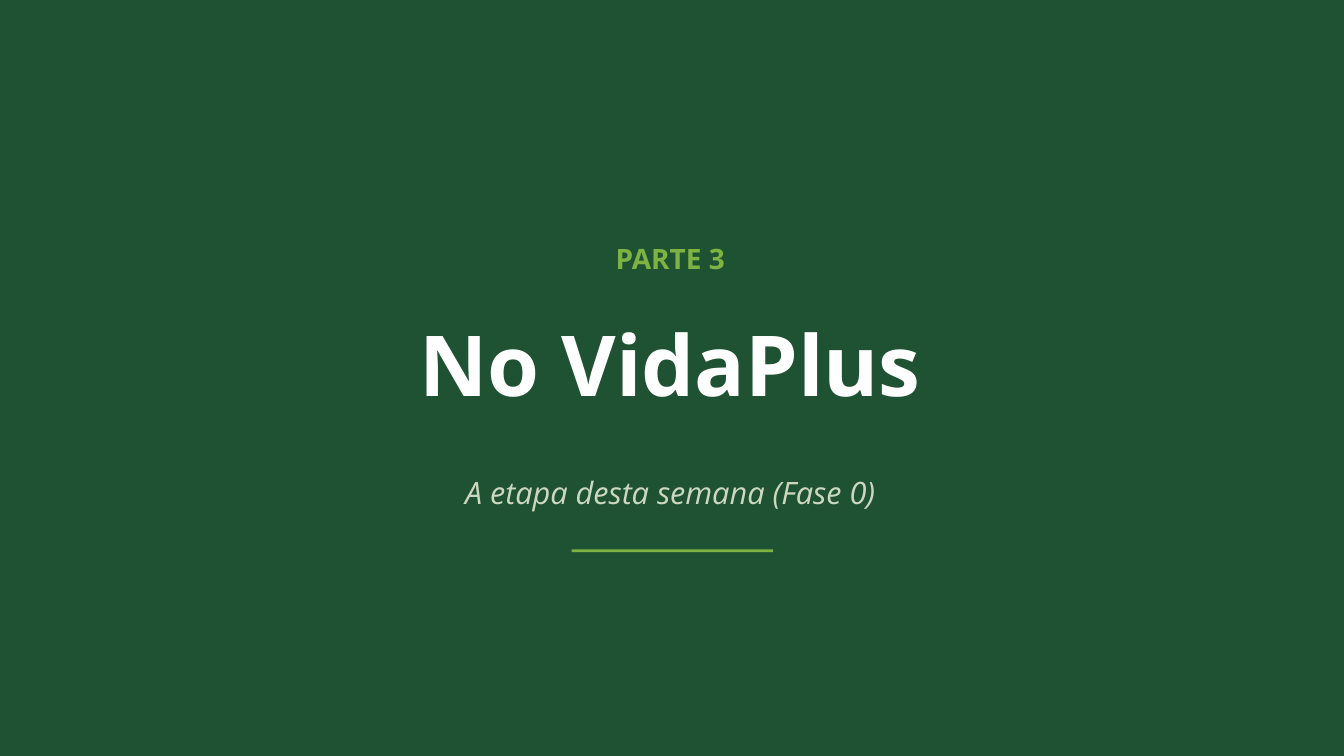
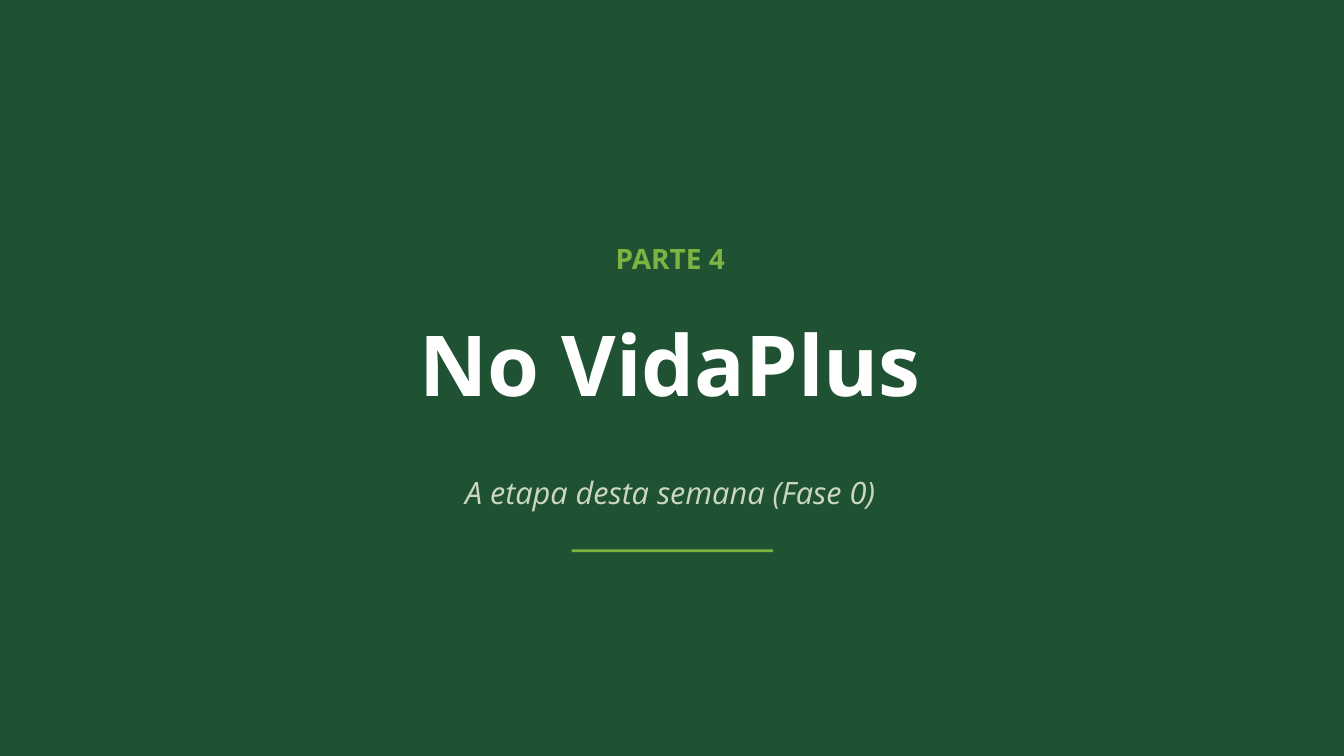
Before and after one commit to ads-sapucaia-ssc/SSC, a slide deck: slide 15 of aulas/aula-01-contexto-e-dados.pptx (slide 9 before the commit). Drawn at 1344x756 pixels with LibreOffice and Linux fonts; fonts in the diff are those of the drawing. Boxes give left, top, right and bottom in pixels: in the first picture for what was removed or moved away, otherwise in the second. Text is boxed around its words. In the diff, an @@ line names an element or a change of style, - is before the commit and + after.

```diff
--- a/aulas/aula-01-contexto-e-dados.pptx
+++ b/aulas/aula-01-contexto-e-dados.pptx
@@ text at [616, 249, 725, 269]: text changed @@
-PARTE 3
+PARTE 4
```
Also in this commit, not shown: 8 other slides changed, 6 slides added, 11 other files.
